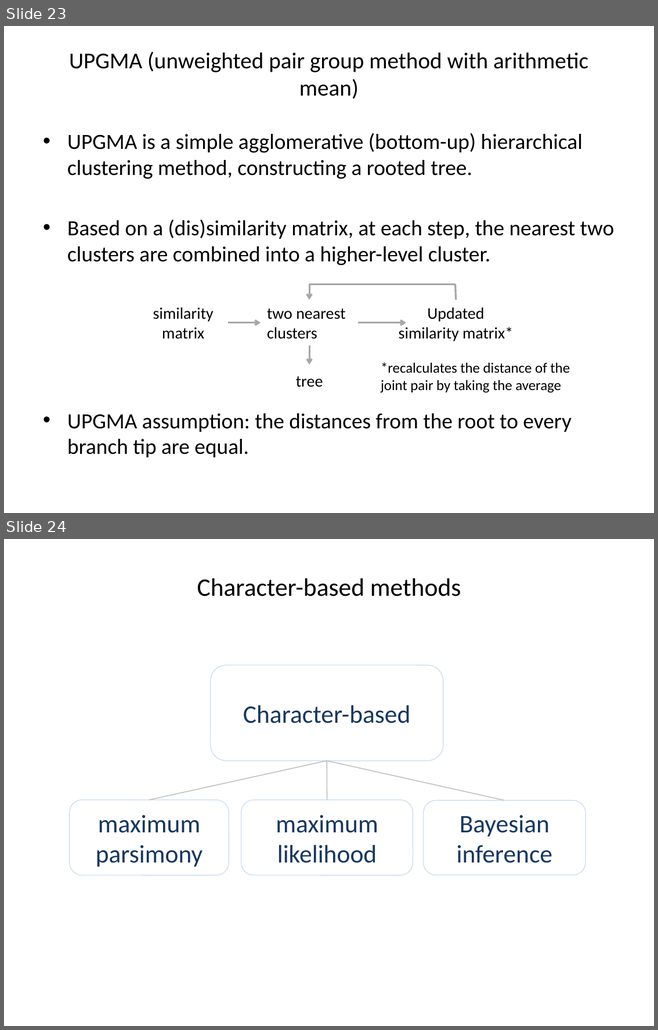
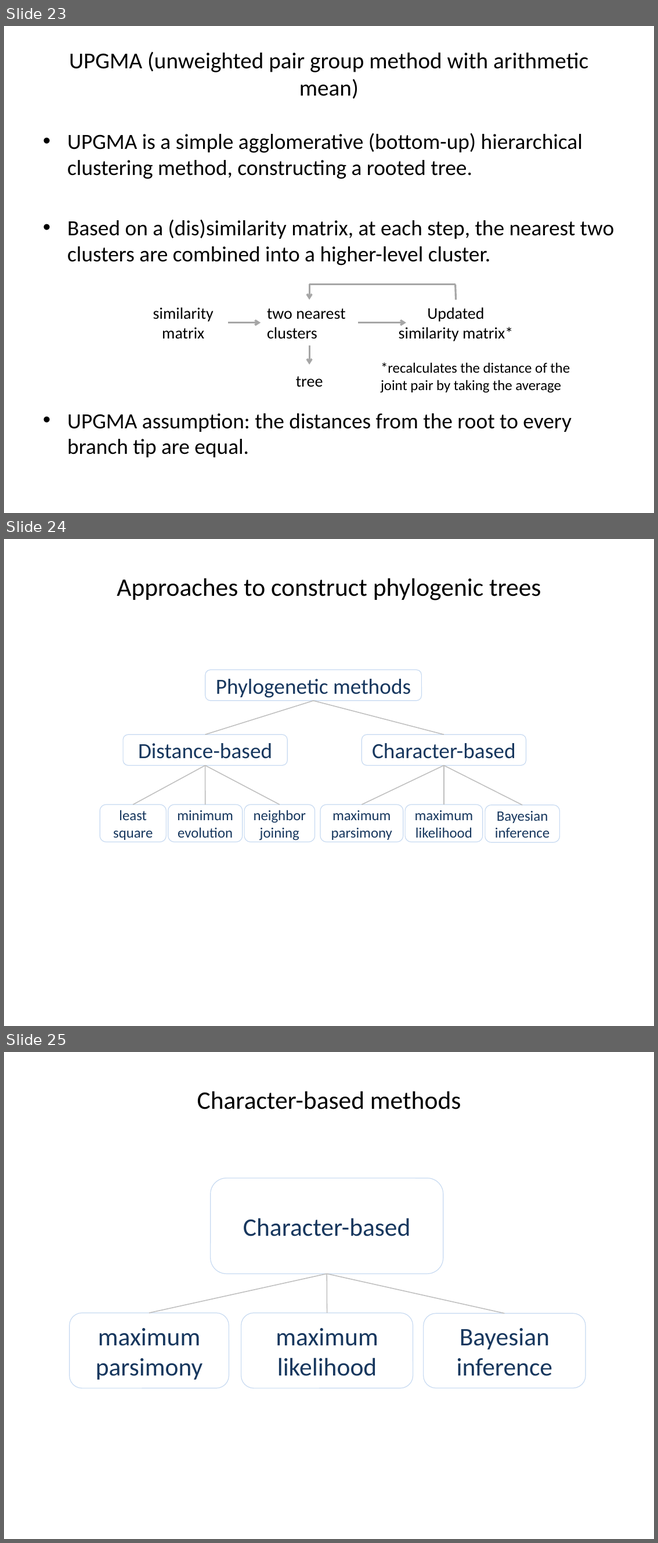
Before and after one commit to liu3zhenlab/teaching, a slide deck: PLPTH813Bioinformatis/2023/lectures/lecture10_phylogeny.pptx. Shown one above the other, each under a label of ours: slides 23 and 24 before the commit, slides 23, 24 and 25 after it. The pictures are 658x1030 and 658x1543 pixels, drawn with LibreOffice and Linux fonts; fonts in the diff are those of the drawing. Boxes give left, top, right and bottom in pixels: in the first picture for what was removed or moved away, otherwise in the second. Text is boxed around its words. In the diff, an @@ line names an element or a change of style, - is before the commit and + after.

```diff
--- a/PLPTH813Bioinformatis/2023/lectures/lecture10_phylogeny.pptx
+++ b/PLPTH813Bioinformatis/2023/lectures/lecture10_phylogeny.pptx
@@ slide 24 added at [4,539,654,1026], background #FFFFFF @@
@@ title added at [117,578,540,600], 28 pt, text #000000 @@
+Approaches to construct phylogenic trees
@@ rounded rectangle added at [205,669,422,701], outline #C6D9F1 0.75 pt, 24 pt, text #17375E @@
+Phylogenetic methods
@@ line added from (313, 701) to (205, 734), #BFBFBF 1 pt @@
@@ line added from (313, 701) to (444, 734), #BFBFBF 1 pt @@
@@ rounded rectangle added at [123,734,287,766], outline #C6D9F1 0.75 pt, 24 pt, text #17375E @@
+Distance-based
@@ rounded rectangle added at [361,734,525,766], outline #C6D9F1 0.75 pt, 24 pt, text #17375E @@
+Character-based
@@ line added from (205, 766) to (133, 805), #BFBFBF 1 pt @@
@@ line added from (205, 766) to (205, 805), #BFBFBF 1 pt @@
@@ line added from (205, 766) to (280, 805), #BFBFBF 1 pt @@
@@ line added from (444, 766) to (361, 805), #BFBFBF 1 pt @@
@@ line added from (444, 766) to (444, 805), #BFBFBF 1 pt @@
@@ line added from (444, 766) to (522, 805), #BFBFBF 1 pt @@
@@ rounded rectangle added at [100,805,166,842], outline #C6D9F1 0.75 pt, 16 pt, text #17375E @@
+least square
@@ rounded rectangle added at [168,805,242,842], outline #C6D9F1 0.75 pt, 16 pt, text #17375E @@
+minimum evolution
@@ rounded rectangle added at [244,805,314,842], outline #C6D9F1 0.75 pt, 16 pt, text #17375E @@
+neighbor joining
@@ rounded rectangle added at [320,805,403,842], outline #C6D9F1 0.75 pt, 16 pt, text #17375E @@
+maximum parsimony
@@ rounded rectangle added at [405,805,482,842], outline #C6D9F1 0.75 pt, 16 pt, text #17375E @@
+maximum likelihood
@@ rounded rectangle added at [485,805,560,843], outline #C6D9F1 0.75 pt, 16 pt, text #17375E @@
+Bayesian inference
@@ what was slide 24 is now slide 25 @@
```
Also in this commit, not shown: 6 slides changed, 3 other files.
